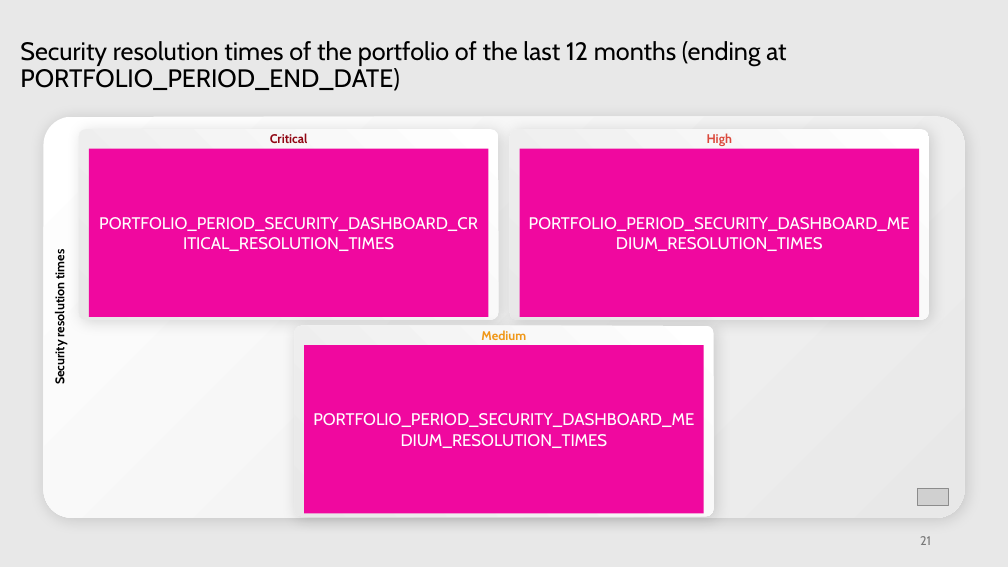
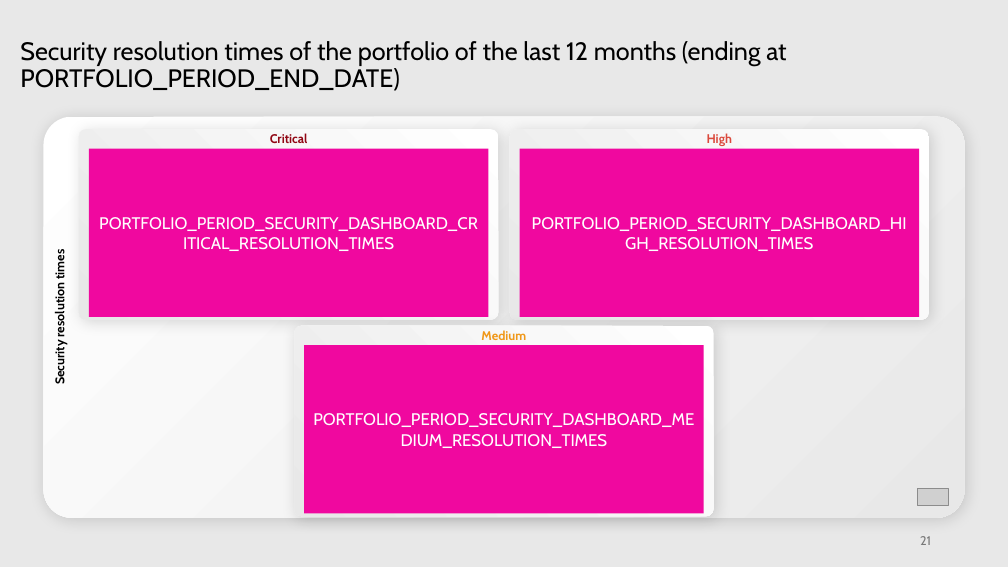
Before and after one commit to mardibiase/sigrid-integrations, a slide deck: slide 21 of report-generator/src/report_generator/presets/templates/portfolio-overview.pptx. Drawn at 1008x567 pixels with LibreOffice and Linux fonts; fonts in the diff are those of the drawing; grey boxes stand for pictures. Boxes give left, top, right and bottom in pixels: in the first picture for what was removed or moved away, otherwise in the second. Text is boxed around its words. In the diff, an @@ line names an element or a change of style, - is before the commit and + after.

```diff
--- a/report-generator/src/report_generator/presets/templates/portfolio-overview.pptx
+++ b/report-generator/src/report_generator/presets/templates/portfolio-overview.pptx
@@ text in rectangle at [532, 217, 907, 251]: text changed @@
-PORTFOLIO_PERIOD_SECURITY_DASHBOARD_MEDIUM_RESOLUTION_TIMES
+PORTFOLIO_PERIOD_SECURITY_DASHBOARD_HIGH_RESOLUTION_TIMES
```
Also in this commit, not shown: 3 other files.
